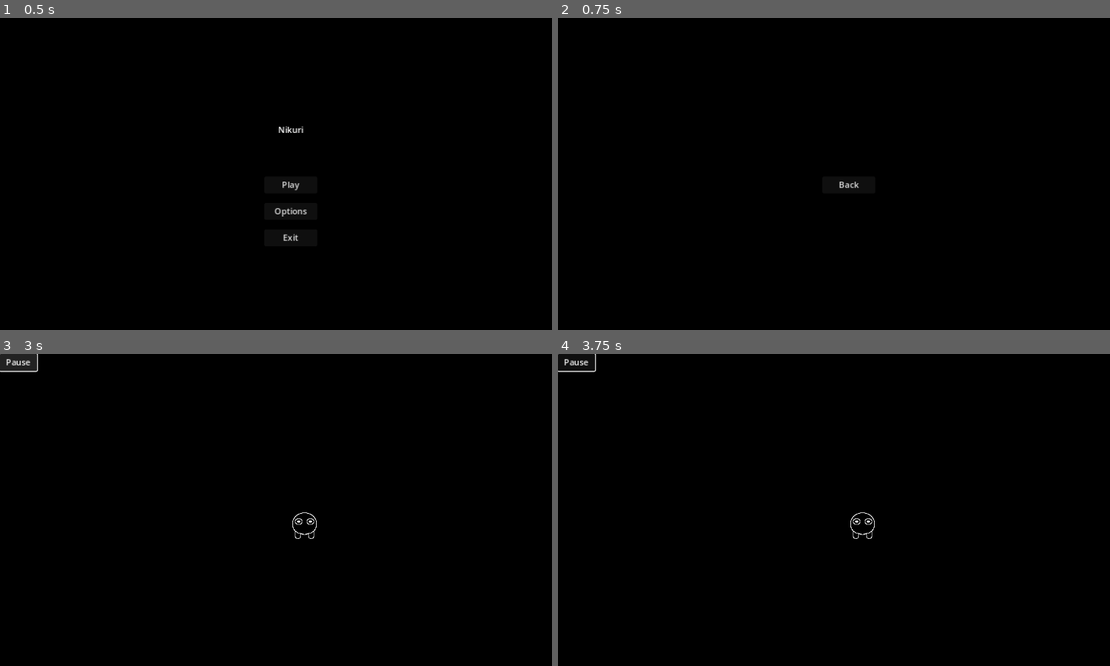
Above: before the commit, frames 1-4 (two rows, left to right).
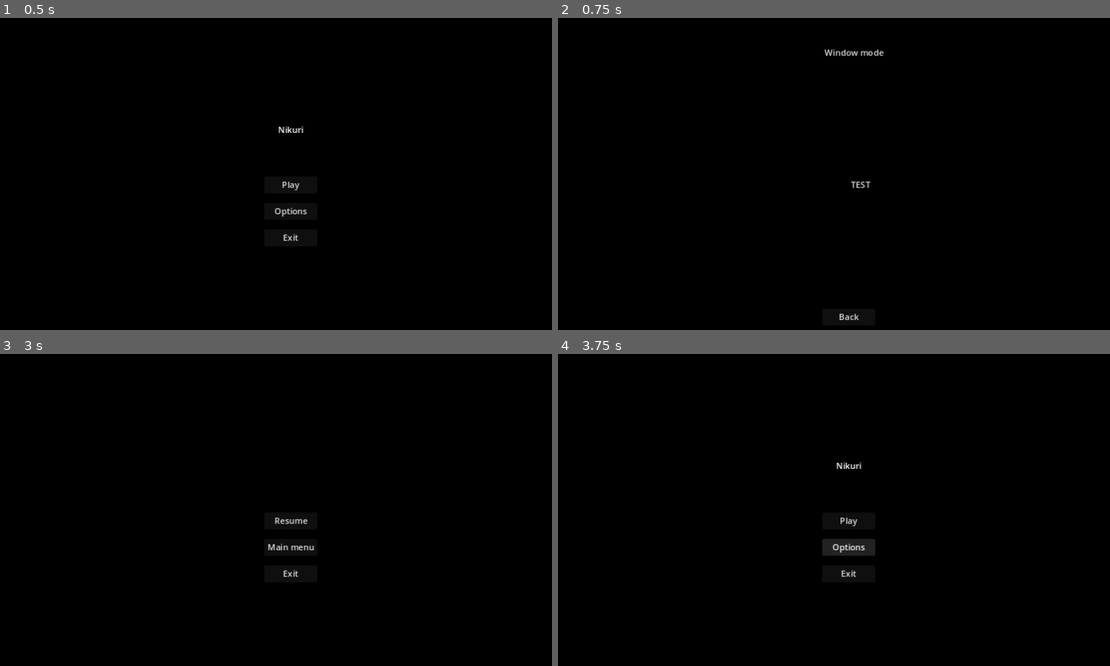
Above: after the commit, the same moments.

Repository: ondhan/nikuri
Game: Godot game, scene res://main_menu/main_menu.tscn
Same seed, same stepped clock (60 frames per second), same inputs: the game is played once before the commit and once after it.
Inputs (mouse positions are in pixels of both pictures, inside the frame that each line leads up to):
- Up to frame 1 (0.5 s): no input
- Up to frame 2 (0.75 s): click "Options" at 0.5 s
- Up to frame 3 (3 s): click "Back" at 1.25 s; click "Play" at 2 s; click "Pause" at 2.75 s
- Up to frame 4 (3.75 s): click (850, 547) at 3.5 s, where only the run after the commit has a clickable "Main menu"

Frame 1 is identical in both runs. In frame 2, 0.3% of the frame differs, in the area x 48-60%, y 10-97%; in frame 3, 0.7%; in frame 4, 0.9%, in the area x 0-58%, y 0-72%.
Error before the commit: Attempt to call function '_pause_game' in base 'null instance' on a null instance. (res://game_screen/game_screen.gd:25)

Commit message:
Update 9 - window mode
- added working window mode selection in options menu (resets on exiting the game)

Diff:
--- a/game_screen/game_screen.gd
+++ b/game_screen/game_screen.gd
@@ -22,4 +22,4 @@
 
 func _on_pause_button_pressed() -> void:
 	print("calling pause game on pause button")
-	get_node("PauseScreen")._pause_game()
+	get_node("Camera/CanvasLayer/PauseScreen")._pause_game()
--- a/main_menu/main_menu.gd
+++ b/main_menu/main_menu.gd
@@ -1,4 +1,5 @@
 extends Node2D
+
 
 # Called when the node enters the scene tree for the first time.
 func _ready() -> void:
--- a/options_menu/options_menu.gd
+++ b/options_menu/options_menu.gd
@@ -3,8 +3,14 @@
 
 # Called when the node enters the scene tree for the first time.
 func _ready() -> void:
-	pass # Replace with function body.
-
+	# Window mode button
+	var menuButton1 = $WindowModeButton
+	var popup_window_mode=menuButton1.get_popup()
+	popup_window_mode.id_pressed.connect(_on_window_menu_button_pressed)
+	# Test button
+	var menuButton2 = $MenuButton
+	var popup_test=menuButton2.get_popup()
+	popup_test.id_pressed.connect(_on_test_menu_button_pressed)
 
 # Called every frame. 'delta' is the elapsed time since the previous frame.
 func _process(delta: float) -> void:
@@ -14,3 +20,20 @@
 func _on_back_button_pressed() -> void:
 	print("back button pressed")
 	get_tree().change_scene_to_file("res://main_menu/main_menu.tscn")
+
+
+func _on_window_menu_button_pressed(id) -> void:
+	print(id)
+	match(id):
+		0:
+			DisplayServer.window_set_mode(DisplayServer.WINDOW_MODE_FULLSCREEN)
+		1:
+			DisplayServer.window_set_mode(DisplayServer.WINDOW_MODE_WINDOWED)
+
+
+func _on_test_menu_button_pressed(id) -> void:
+	match(id):
+		0:
+			print("A")
+		1:
+			print("B")
--- a/options_menu/options_menu.tscn
+++ b/options_menu/options_menu.tscn
@@ -21,8 +21,31 @@
 
 [node name="BackButton" type="Button" parent="."]
 offset_left = -50.0
+offset_top = 250.0
 offset_right = 50.0
-offset_bottom = 31.0
+offset_bottom = 281.0
 text = "Back"
 
+[node name="WindowModeButton" type="MenuButton" parent="."]
+offset_left = -50.0
+offset_top = -250.0
+offset_right = 50.0
+offset_bottom = -219.0
+text = "Window mode"
+item_count = 2
+popup/item_0/text = "Fullscreen"
+popup/item_1/text = "Windowed"
+popup/item_1/id = 1
+
+[node name="MenuButton" type="MenuButton" parent="."]
+offset_right = 8.0
+offset_bottom = 8.0
+text = "TEST"
+item_count = 2
+popup/item_0/text = "A"
+popup/item_1/text = "B"
+popup/item_1/id = 1
+
 [connection signal="pressed" from="BackButton" to="." method="_on_back_button_pressed"]
+[connection signal="pressed" from="WindowModeButton" to="." method="_on_window_menu_button_pressed"]
+[connection signal="pressed" from="MenuButton" to="." method="_on_menu_button_pressed"]
